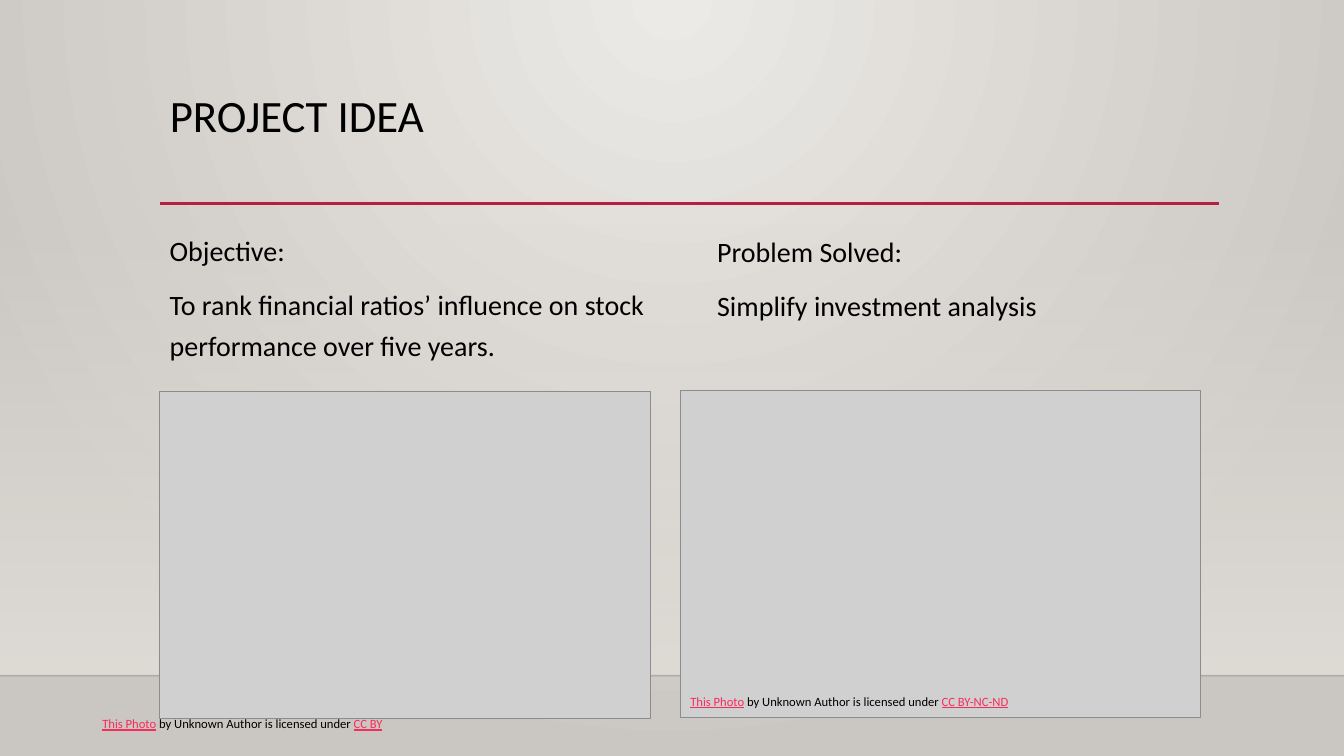
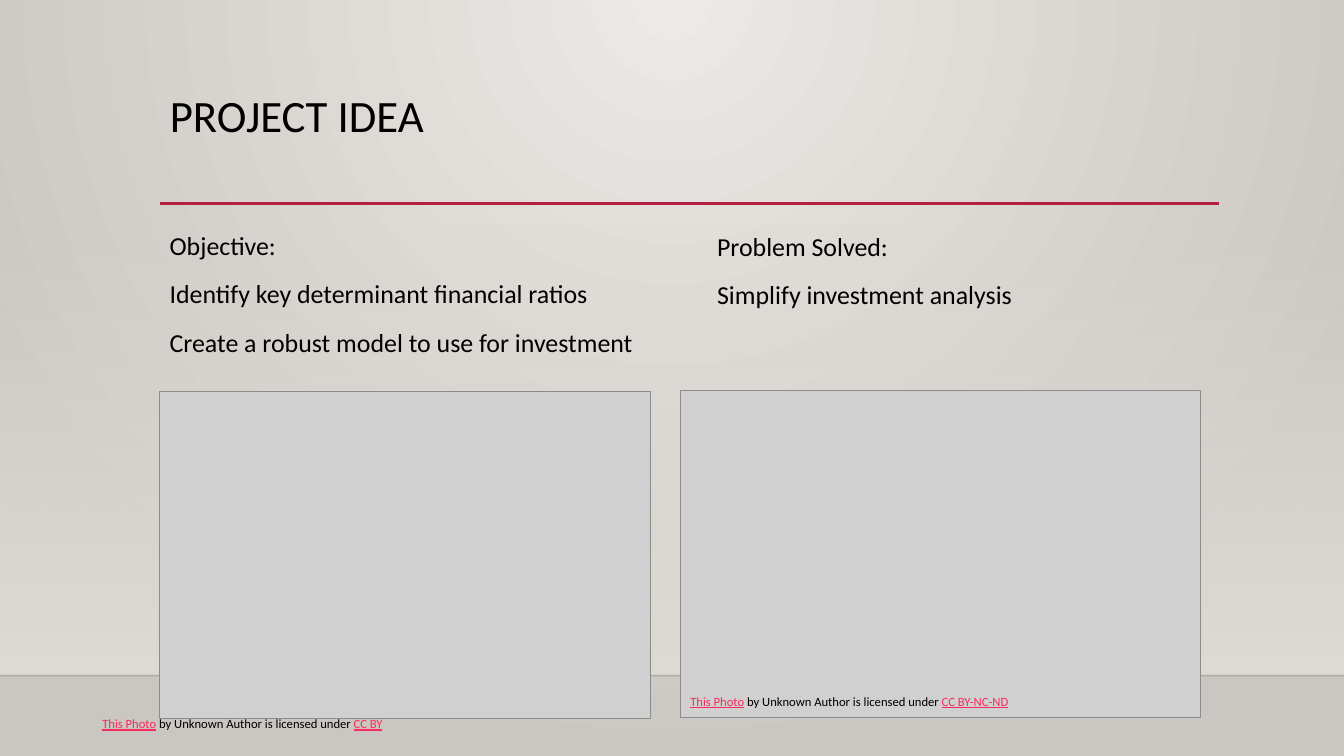
Before and after one commit to Iingxaki/Key-Financial-Indicators-Stock-Forecasting-DS450, a slide deck: slide 3 of Unlocking Stock Performance Insights.pptx. Drawn at 1344x756 pixels with LibreOffice and Linux fonts; fonts in the diff are those of the drawing; grey boxes stand for pictures; background and template pictures are left out. Boxes give left, top, right and bottom in pixels: in the first picture for what was removed or moved away, otherwise in the second. Text is boxed around its words. In the diff, an @@ line names an element or a change of style, - is before the commit and + after.

```diff
--- a/Unlocking Stock Performance Insights.pptx
+++ b/Unlocking Stock Performance Insights.pptx
@@ text at (170, 237, 276, 260): size 20 to 18.5 pt in "Objective:"; line spacing 1.2 to 1.1 @@
@@ text "Problem Solved:" at (717, 238, 1012, 308): size 20 to 18.5 pt; line spacing 1.2 to 1.1 @@
@@ text at (170, 285, 632, 352): text changed; size 20 to 18.5 pt @@
-To rank financial ratios’ influence on stock performance over five years.
+Identify key determinant financial ratios
+Create a robust model to use for investment
```
Also in this commit, not shown: 2 other slides changed, 16 slides added, 2 slides removed.
